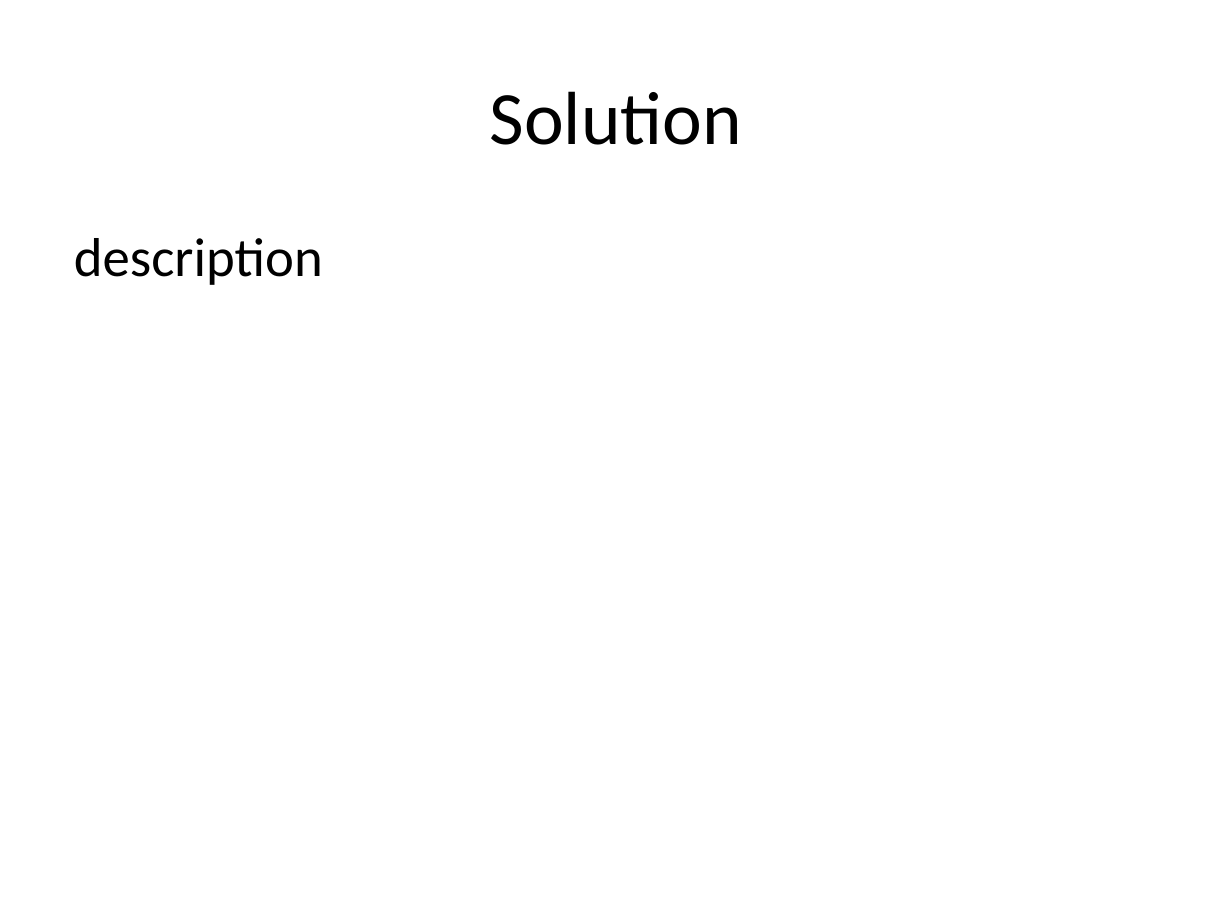
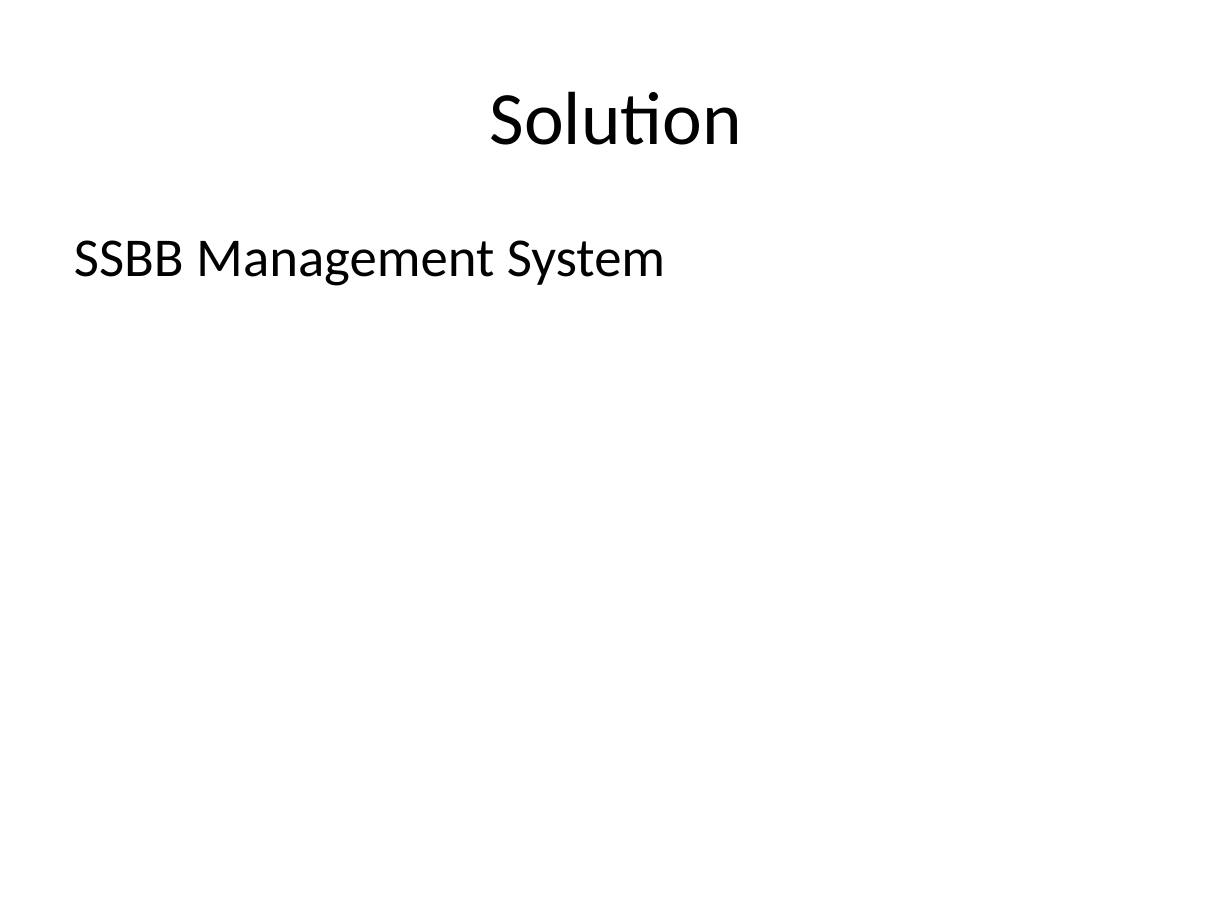
Before and after one commit to krenztr/Super-Smash-Bros-Database, a slide deck: slide 3 of Doc/SSBB.pptx. Drawn at 1232x924 pixels with LibreOffice and Linux fonts; fonts in the diff are those of the drawing. Boxes give left, top, right and bottom in pixels: in the first picture for what was removed or moved away, otherwise in the second. Text is boxed around its words. In the diff, an @@ line names an element or a change of style, - is before the commit and + after.

```diff
--- a/Doc/SSBB.pptx
+++ b/Doc/SSBB.pptx
@@ text at <box>74,240,665,286</box>: text changed @@
-description
+SSBB Management System
```
Also in this commit, not shown: 2 other slides changed, 2 slides added, 1 slide removed, 3 other files.
